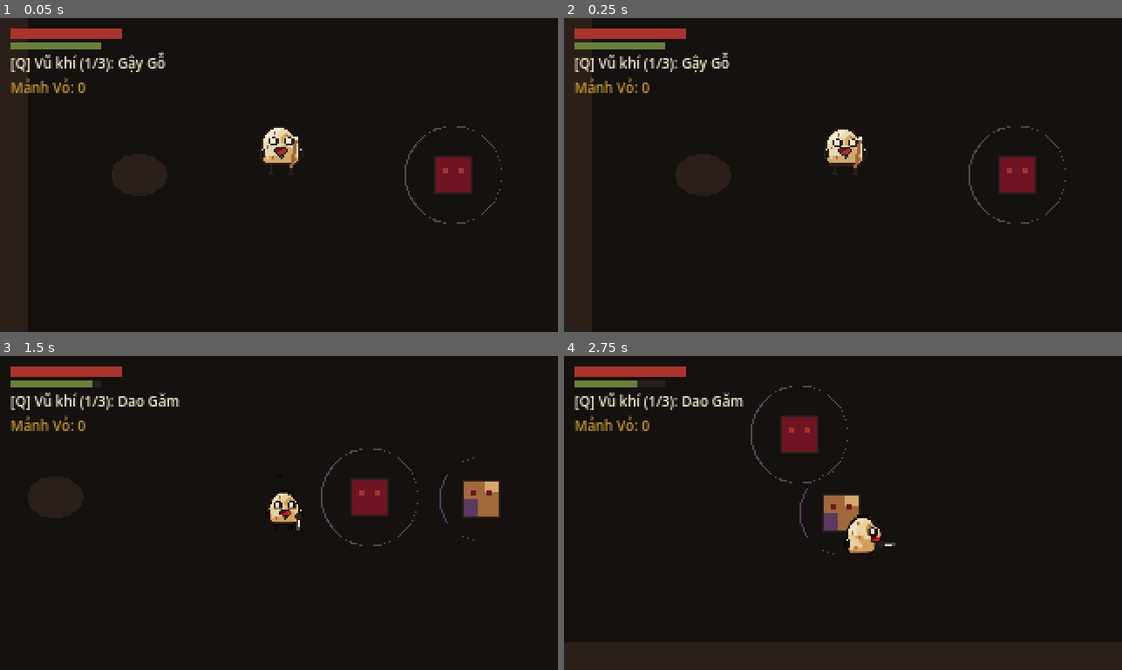
Above: before the commit, frames 1-4 (two rows, left to right).
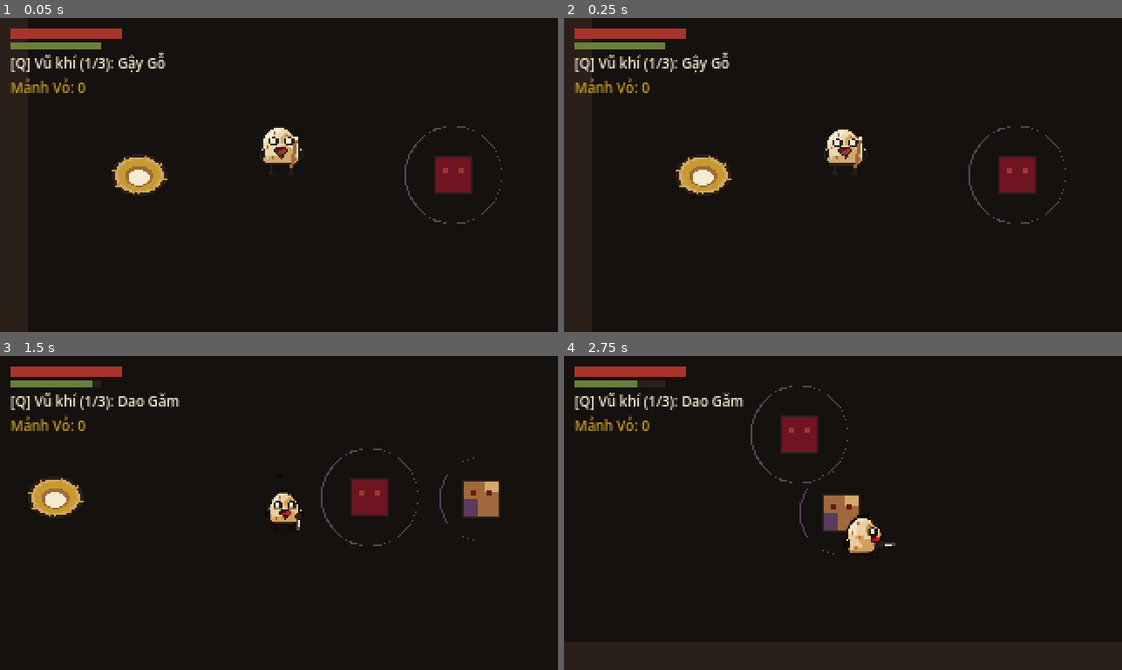
Above: after the commit, the same moments.

Repository: devkhongluong/eggworld
Game: Godot game, scene res://scenes/levels/test_arena.tscn
Two runs of this game, one before a commit and one after it. Both use one fixed random seed, a clock stepped at 60 frames per second and the inputs below.
Inputs:
- Up to frame 1 (0.05 s): no input
- Up to frame 2 (0.25 s): no input
- Up to frame 3 (1.5 s): tap Enter at 0.5 s; hold D (move_right) 0.53-1.28 s; tap J (attack) at 0.6 s; hold S (move_down) from 1.28 s (still down); tap Z (cycle_item) at 1.35 s
- Up to frame 4 (2.75 s): release S (move_down) at 2.03 s; hold D (move_right) from 2.03 s (still down); tap Space (dodge) at 2.1 s

The runs differ from the first frame. In frame 1, 0.8% of the frame differs, in the area x 20-30%, y 43-57%; in frame 2, 0.8%; in frame 3, 0.8%; in frame 4, nothing differs.
Error before the commit: Parse Error: Invalid argument for "get_stat()" function: argument 2 should be "String" but is "Dictionary". (res://scripts/autoload/player_inventory.gd:33)

Commit message:
fix(inventory): sua loi kieu get_stat trong GameData, sua Palette trong StrawBed va LevelUpScreen

Diff:
--- a/scripts/autoload/game_data.gd
+++ b/scripts/autoload/game_data.gd
@@ -46,6 +46,11 @@
 		return stats[category][key]
 	return default_value
 
+func get_category(category: String, default_value: Dictionary = {}) -> Dictionary:
+	if stats.has(category) and stats[category] is Dictionary:
+		return stats[category]
+	return default_value
+
 func get_weapon(weapon_id: String) -> Dictionary:
 	if weapons.has(weapon_id) and weapons[weapon_id] is Dictionary:
 		return weapons[weapon_id]
--- a/scripts/autoload/player_inventory.gd
+++ b/scripts/autoload/player_inventory.gd
@@ -30,14 +30,14 @@
 	_init_stats()
 
 func _init_stats() -> void:
-	var stats_data = GameData.get_stat("base_stats", {})
-	if stats_data is Dictionary and not stats_data.is_empty():
+	var stats_data = GameData.get_category("base_stats", {})
+	if not stats_data.is_empty():
 		for s in stats_data:
 			base_stats[s] = int(stats_data[s])
 
 	for s in ["VIT", "STR", "DEX", "INT", "FAI", "LUK"]:
 		if not base_stats.has(s):
-			base_stats[s] = 10
+			base_stats[s] = int(GameData.get_stat("base_stats", s, 10))
 		if not added_points.has(s):
 			added_points[s] = 0
 
--- a/scripts/ui/level_up_screen.gd
+++ b/scripts/ui/level_up_screen.gd
@@ -332,7 +332,7 @@
 	var dmg_lbl: Label = preview_vbox.get_node_or_null("DamageLabel")
 	if dmg_lbl != null:
 		dmg_lbl.text = "Sát thương: %d %s" % [cur_dmg, ("-> %d" % new_dmg) if new_dmg != cur_dmg else ""]
-		dmg_lbl.add_theme_color_override("font_color", Palette.CAM_DAT if new_dmg > cur_dmg else Palette.KEM)
+		dmg_lbl.add_theme_color_override("font_color", Palette.CAT if new_dmg > cur_dmg else Palette.KEM)
 
 func _on_confirm_pressed() -> void:
 	var total_pts: int = _get_total_pending_points()
--- a/scripts/world/straw_bed.gd
+++ b/scripts/world/straw_bed.gd
@@ -35,8 +35,8 @@
 	# Đế ổ rơm bầu dục ngoài (Nâu Hầm)
 	draw_set_transform(Vector2.ZERO, 0.0, Vector2(1.0, 0.75))
 	draw_circle(Vector2(0, 0), 16.0, Palette.NAU_HAM)
-	# Vòng rơm đan ngoài (Cam Đất)
-	draw_circle(Vector2(0, 0), 14.0, Palette.CAM_DAT)
+	# Vòng rơm đan ngoài (Cát / Rơm)
+	draw_circle(Vector2(0, 0), 14.0, Palette.CAT)
 	# Lớp rơm vàng óng (Vàng Cổ)
 	draw_circle(Vector2(0, 0), 12.0, Palette.VANG_CO)
 	# Lòng ổ mềm mại (Kem / Nâu Da)
--- a/tools/test_leveling_system.gd
+++ b/tools/test_leveling_system.gd
@@ -1,8 +1,8 @@
-extends SceneTree
+extends Node
 
 # Test verification script for Leveling System (COMBAT_SPEC Section 9)
 
-func _init() -> void:
+func _ready() -> void:
 	print("--- BAT DAU TEST HE THONG LEN CAP (LEVELING SYSTEM) ---")
 
 	# 1. Test StatsCalc Formulas
@@ -38,7 +38,7 @@
 
 	# 3. Test Weapon Damage with StatsCalc
 	var w_data := WeaponDB.get_weapon("staff_wood")
-	var spec := w_data["light_chain"][0]
+	var spec: Dictionary = w_data["light_chain"][0]
 	var dmg_base := StatsCalc.calc_weapon_damage(w_data, spec, base_stats)
 	assert(dmg_base == 12, "Sat thuong Gay Go don 1 tai STR 10 phai la 12, nhan duoc: %d" % dmg_base)
 
@@ -51,7 +51,7 @@
 	# 4. Test PlayerInventory Autoload Logic
 	var inv_script = load("res://scripts/autoload/player_inventory.gd")
 	var inv = inv_script.new()
-	root.add_child(inv)
+	add_child(inv)
 
 	assert(inv.level == 1, "Level khoi dau phai la 1!")
 	assert(inv.shell_shards == 0, "Mảnh vỏ khoi dau phai la 0!")
@@ -61,7 +61,7 @@
 	assert(inv.can_level_up(), "Voi 100 shards va cost 40, can_level_up phai la true!")
 
 	# Nang 1 cap don le
-	var success := inv.apply_stat_point("VIT")
+	var success: bool = inv.apply_stat_point("VIT")
 	assert(success, "apply_stat_point phai thanh cong!")
 	assert(inv.level == 2, "Sau khi nang 1 diem, level phai la 2!")
 	assert(inv.shell_shards == 60, "100 - 40 = 60 shards!")
@@ -71,24 +71,24 @@
 
 	# Nang nhieu diem dong thoi (apply_multiple_stats)
 	# Level 2 cost = 47. We have 60 shards. Adding 1 STR costs 47 -> leaves 13 shards.
-	var multi_success := inv.apply_multiple_stats({"STR": 1})
+	var multi_success: bool = inv.apply_multiple_stats({"STR": 1})
 	assert(multi_success, "Nang tiep 1 diem STR phai thanh cong!")
 	assert(inv.level == 3, "Sau do level phai la 3!")
 	assert(inv.shell_shards == 13, "60 - 47 = 13 shards, nhan duoc: %d" % inv.shell_shards)
 
 	# Thu nang tiep khi khong du shards (Level 3 cost = 56, only have 13)
-	var fail_attempt := inv.apply_multiple_stats({"DEX": 1})
+	var fail_attempt: bool = inv.apply_multiple_stats({"DEX": 1})
 	assert(not fail_attempt, "Khong du shards thi apply_multiple_stats phai fail!")
 	assert(inv.level == 3, "Level phai giu nguyen 3!")
 	print("[PASS] 6. PlayerInventory: apply_multiple_stats kiem tra du shards va ap dung chinh xac.")
 
 	# 5. Test Export / Import (Save/Load)
-	var exported := inv.export_data()
+	var exported: Dictionary = inv.export_data()
 	assert(exported["level"] == 3, "Exported level phai la 3!")
 	assert(exported["shell_shards"] == 13, "Exported shards phai la 13!")
 
 	var inv2 = inv_script.new()
-	root.add_child(inv2)
+	add_child(inv2)
 	inv2.import_data(exported)
 	assert(inv2.level == 3, "Imported level phai la 3!")
 	assert(inv2.shell_shards == 13, "Imported shards phai la 13!")
@@ -100,15 +100,15 @@
 	var lost_node1 = LostShard.new()
 	lost_node1.shard_amount = 50
 	LostShard.current_pile = lost_node1
-	root.add_child(lost_node1)
+	add_child(lost_node1)
 
 	# Mo phong Player chet lan 2 -> spawn_at phai xoa pile cu
-	var pile2 = LostShard.spawn_at(root, Vector2(100, 100), 30)
+	var pile2 = LostShard.spawn_at(self, Vector2(100, 100), 30)
 	assert(pile2 != null, "Pile moi phai duoc tao!")
 	assert(not is_instance_valid(lost_node1) or lost_node1.is_queued_for_deletion(), "Pile cu phai bi xoa khi chet lan 2!")
 	assert(LostShard.current_pile == pile2, "current_pile phai tro vao pile moi!")
 	pile2.queue_free()
-	print("[PASS] 8. LostShard: Co che duy nhat 1 dong shards va huy dong cu khi chet lan 2 hoat dong dung.")
+	print("[PASS] 8. LostShard: Co che duy nhat 1 dong shards va huy dong cu khi chet lan 2 hoat dung.")
 
 	# 7. Test StrawBed & LevelUpScreen scene loading
 	var straw_bed_scene = load("res://scenes/world/straw_bed.tscn")
@@ -129,4 +129,4 @@
 	inv2.queue_free()
 
 	print("--- TAT CA CAC TEST CUA LEVELING SYSTEM DA VUOT QUA THANH CONG! ---")
-	quit(0)
+	get_tree().quit(0)
--- /dev/null
+++ b/tools/test_leveling_system.tscn
@@ -0,0 +1,6 @@
+[gd_scene format=3 uid="uid://bibebeyamofpk"]
+
+[ext_resource type="Script" path="res://tools/test_leveling_system.gd" id="1_test"]
+
+[node name="TestLevelingSystem" type="Node"]
+script = ExtResource("1_test")
Not shown, added: scripts/autoload/player_inventory.gd.uid
Not shown, added: scripts/combat/lost_shard.gd.uid
Not shown, added: scripts/combat/stats_calculator.gd.uid
Not shown, added: scripts/ui/level_up_screen.gd.uid
Not shown, added: scripts/world/straw_bed.gd.uid
Not shown, added: tools/test_leveling_system.gd.uid
